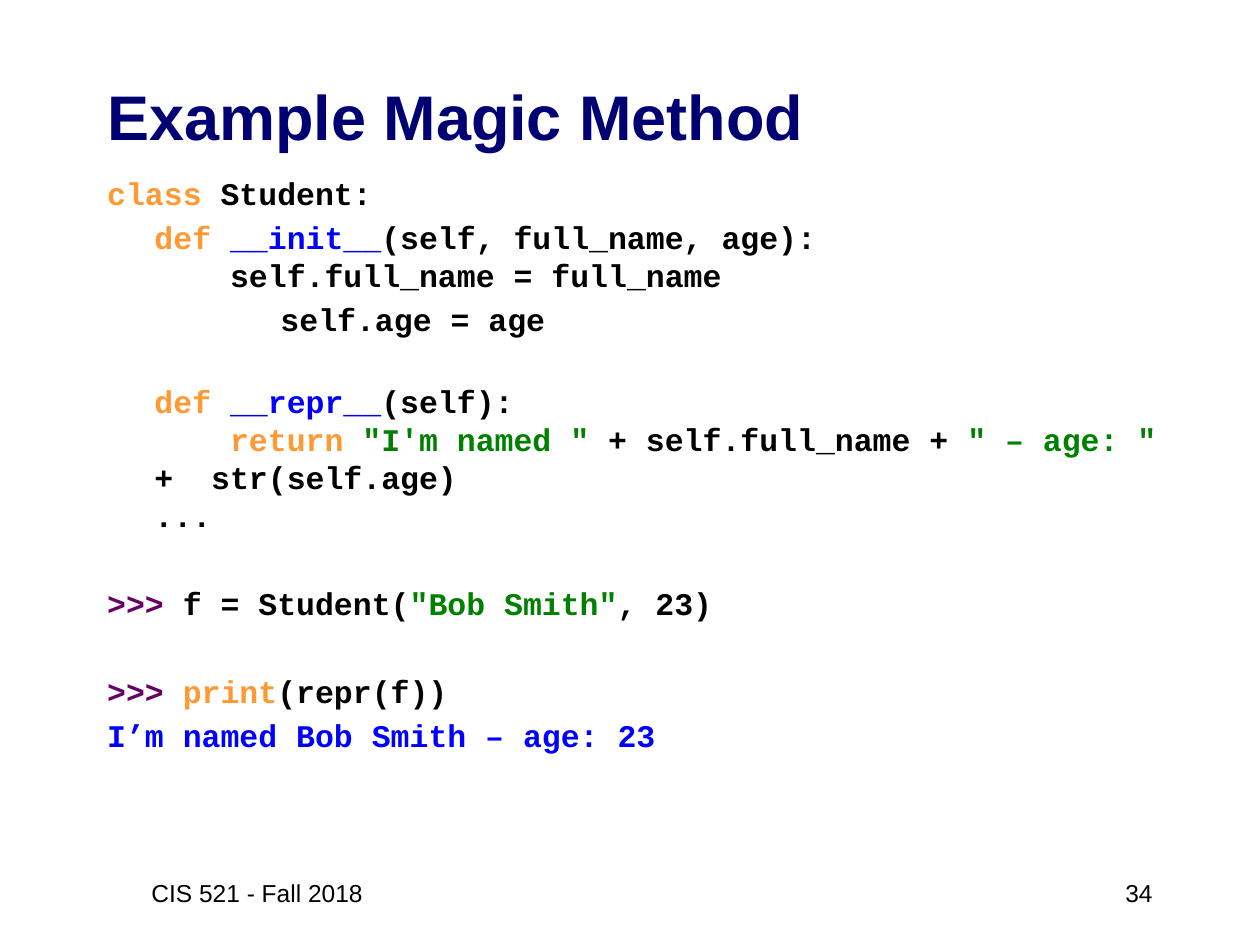
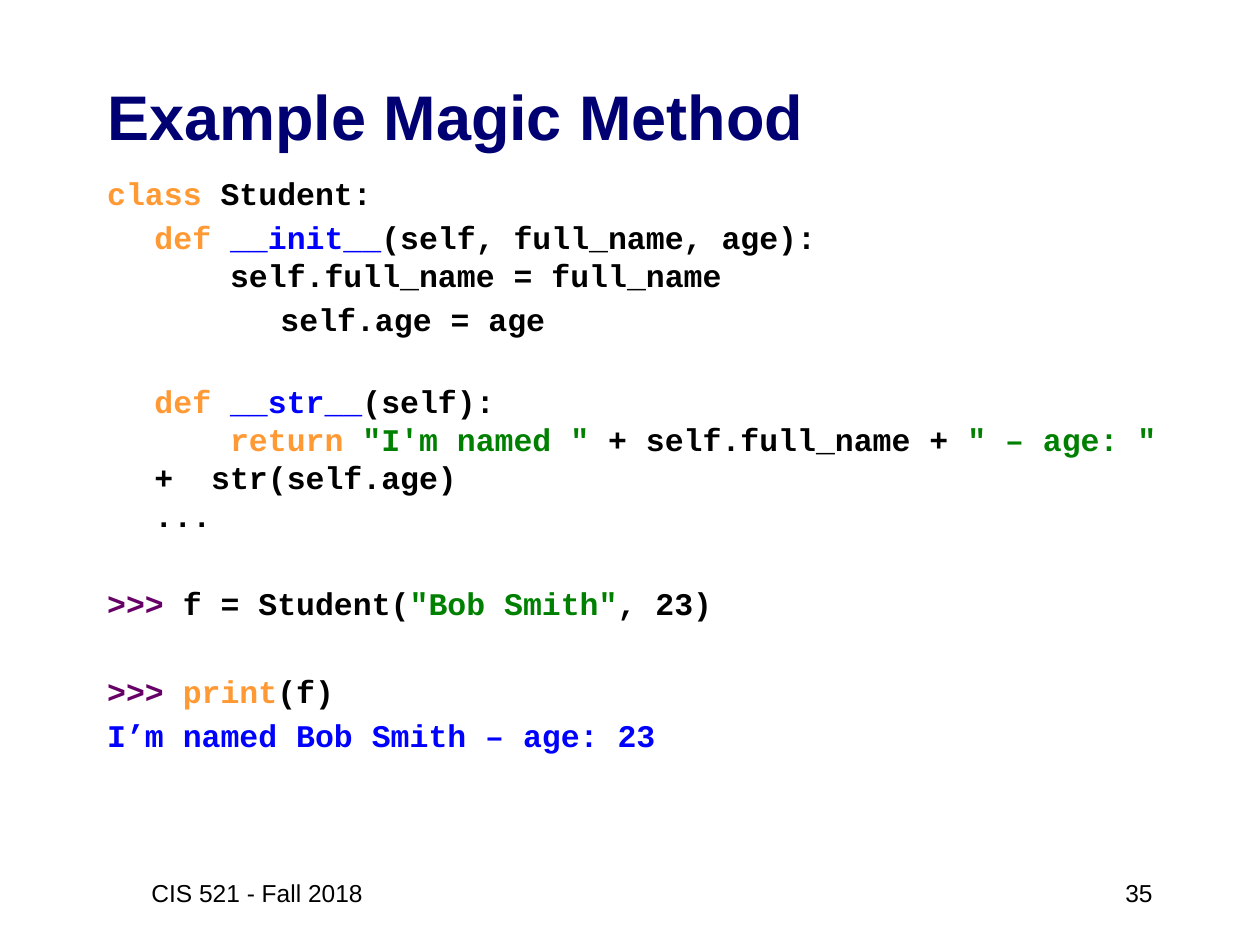
Before and after one commit to artificial-intelligence-class/artificial-intelligence-class.github.io, a slide deck: slide 35 of assets/slides/02-Python3-review2.pptx (slide 34 before the commit). Drawn at 1260x945 pixels with LibreOffice and Linux fonts; fonts in the diff are those of the drawing. Boxes give left, top, right and bottom in pixels: in the first picture for what was removed or moved away, otherwise in the second. Text is boxed around its words. In the diff, an @@ line names an element or a change of style, - is before the commit and + after.

```diff
--- a/assets/slides/02-Python3-review2.pptx
+++ b/assets/slides/02-Python3-review2.pptx
@@ text at (154,391,1119,496): text changed @@
-def __repr__(self):
-return "I'm named " + self.full_name + " – age: " + str(self.age)
-...
+def __str__(self):
+return "I'm named " + self.full_name + " – age: " + str(self.age)
+...
@@ text at (183,680,334,710): text changed; text colour #000000 to #FF9933 @@
->>> print(repr(f))
+>>> print(f)
@@ page number at (1125,885,1152,903): text changed @@
-34
+35
```
Also in this commit, not shown: 1 slide added, 1 other file.
